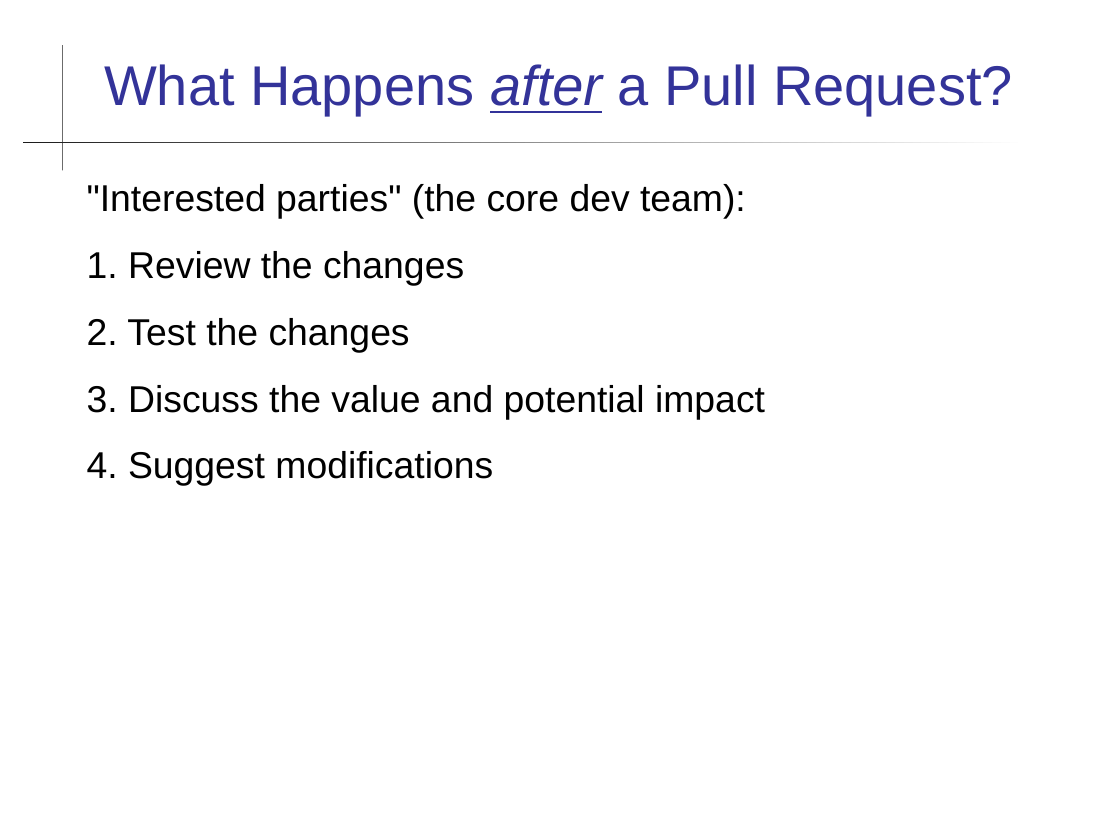
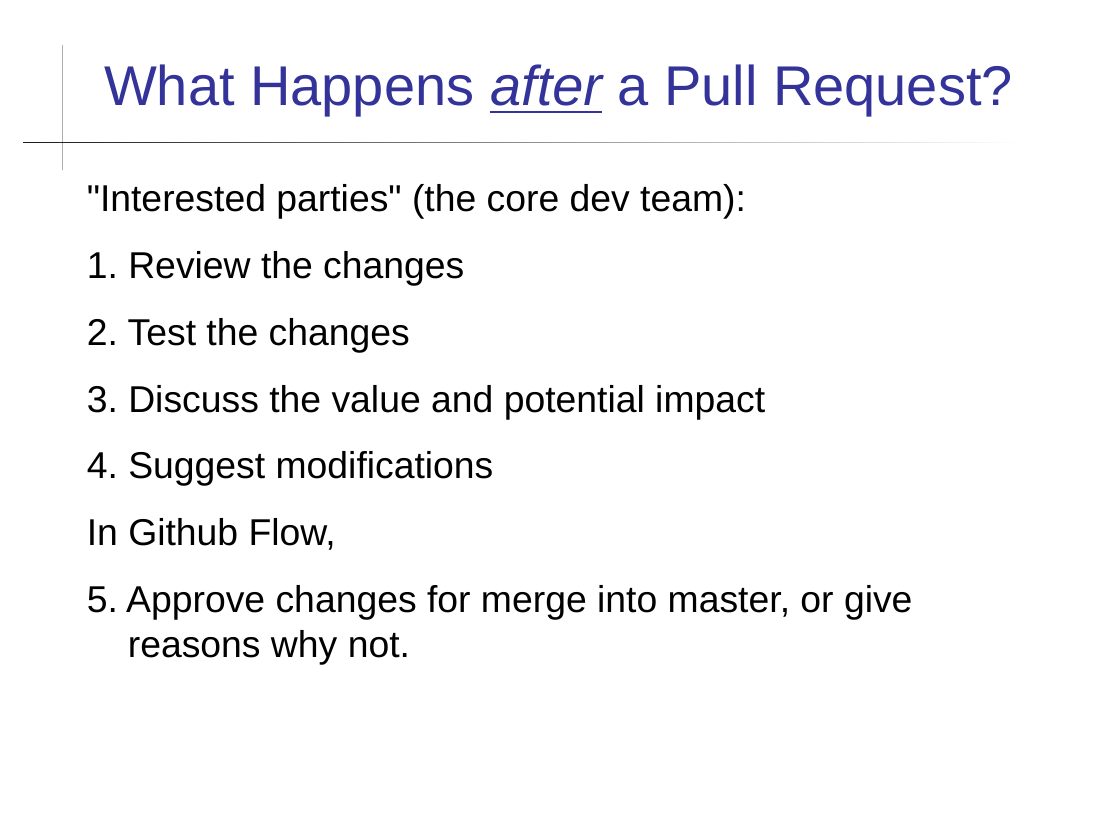
Before and after one commit to cpske/ISP, a slide deck: slide 4 of git/Pull-Requests.ppt. Drawn at 1120x840 pixels with LibreOffice and Linux fonts; fonts in the diff are those of the drawing. Boxes give left, top, right and bottom in pixels: in the first picture for what was removed or moved away, otherwise in the second. Text is boxed around its words. In the diff, an @@ line names an element or a change of style, - is before the commit and + after.

Commit message:
update slides on merge & pull requests, fix bad link

```diff
--- a/git/Pull-Requests.ppt
+++ b/git/Pull-Requests.ppt
@@ text at (87,518,912,665): paragraphs added @@
+In Github Flow,
+5. Approve changes for merge into master, or give reasons why not.
```
Also in this commit, not shown: 2 other slides changed, 5 other files.
